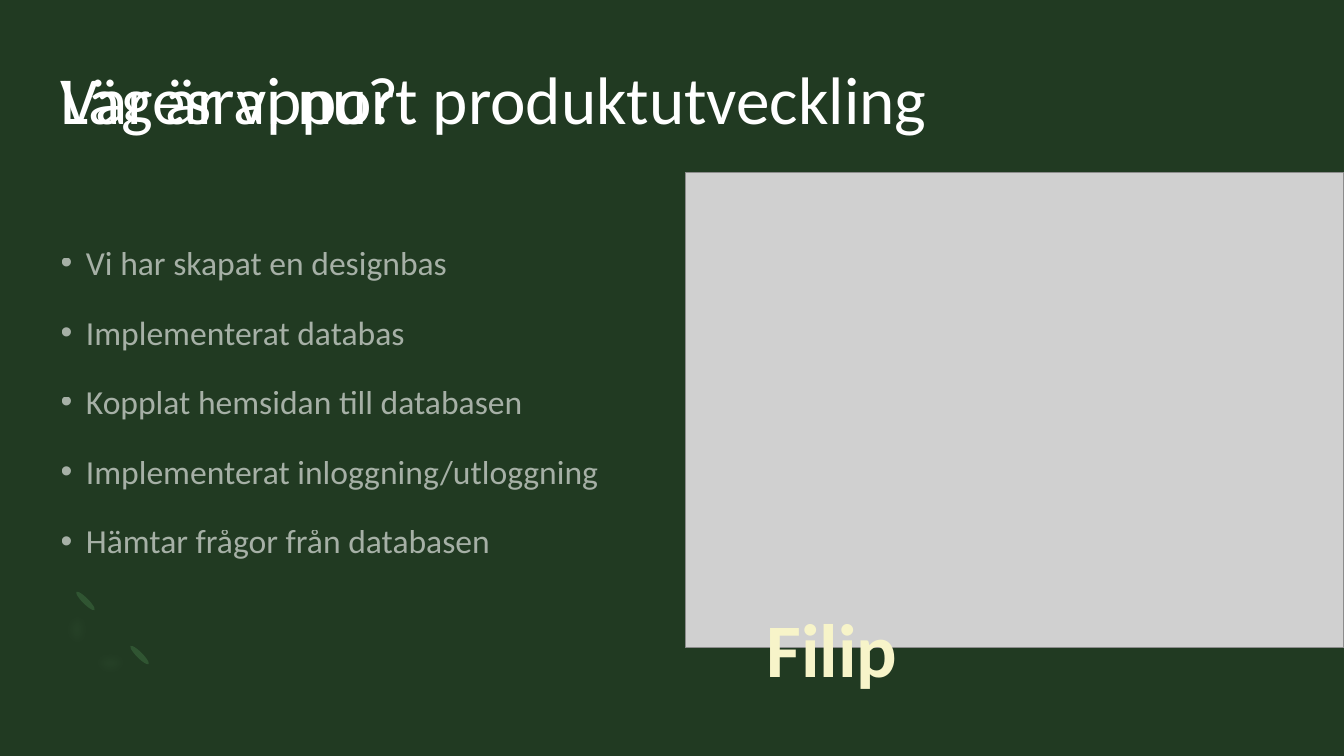
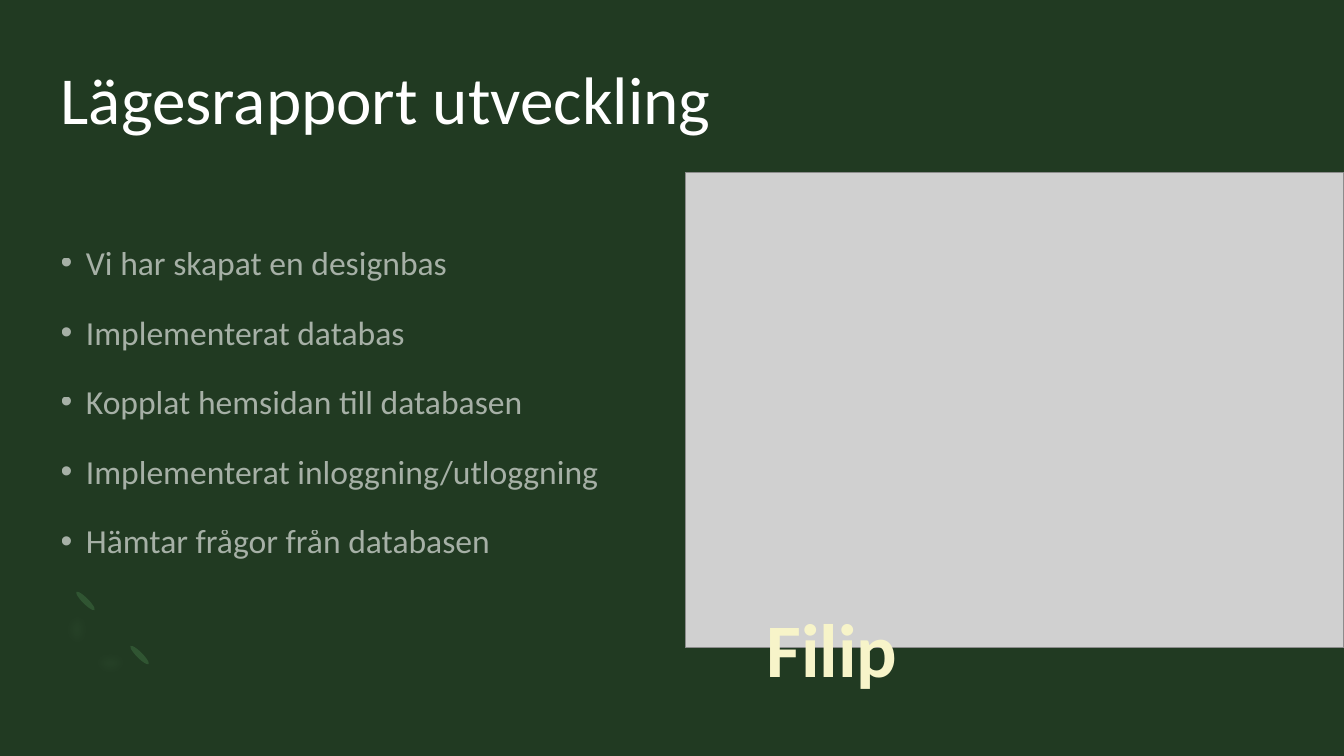
Before and after one commit to Sjofil/HASAB-IDA3, a slide deck: slide 6 of Delredovisning/Sustainable Forms presentation.pptx. Drawn at 1344x756 pixels with LibreOffice and Linux fonts; fonts in the diff are those of the drawing; grey boxes stand for pictures. Boxes give left, top, right and bottom in pixels: in the first picture for what was removed or moved away, otherwise in the second. Text is boxed around its words. In the diff, an @@ line names an element or a change of style, - is before the commit and + after.

```diff
--- a/Delredovisning/Sustainable Forms presentation.pptx
+++ b/Delredovisning/Sustainable Forms presentation.pptx
@@ title at (61,77,710,136): text changed @@
-Lägesrapport produktutveckling
+Lägesrapport utveckling
@@ text removed at (61,77,399,136) @@
-Var är vi nu?
```
